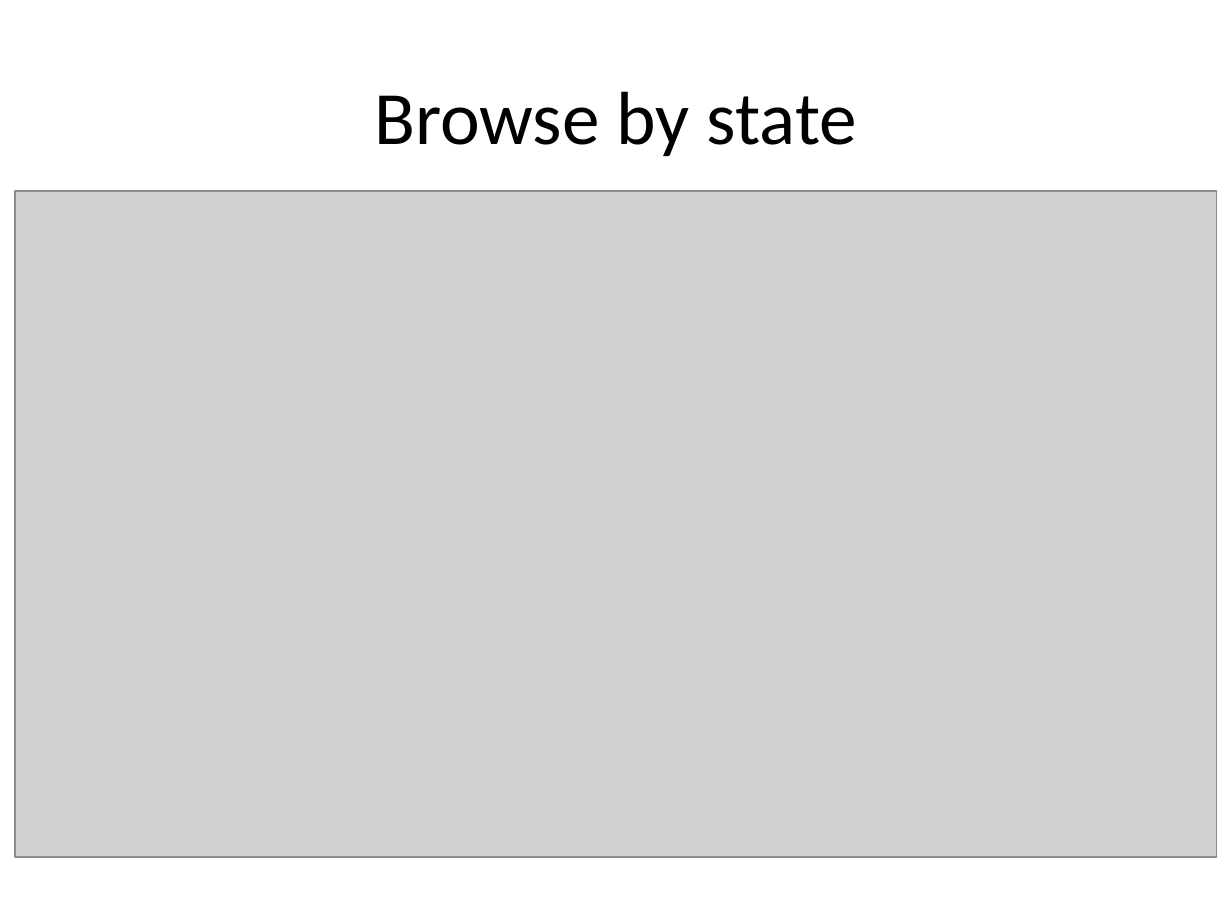
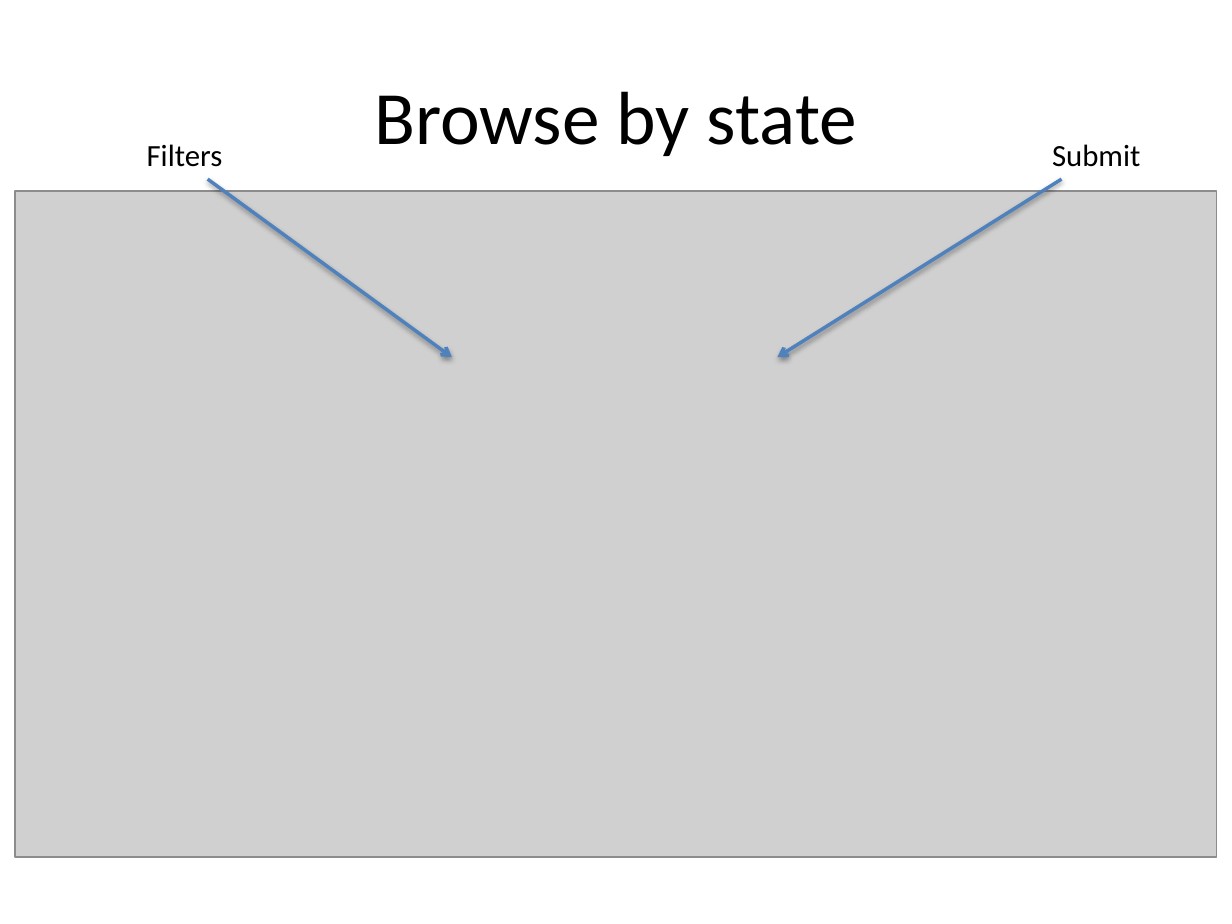
Before and after one commit to vince-xie/College-Costs, a slide deck: slide 10 of DatabasesProject.pptx (slide 9 before the commit). Drawn at 1232x924 pixels with LibreOffice and Linux fonts; fonts in the diff are those of the drawing; grey boxes stand for pictures. Boxes give left, top, right and bottom in pixels: in the first picture for what was removed or moved away, otherwise in the second. Text is boxed around its words. In the diff, an @@ line names an element or a change of style, - is before the commit and + after.

Commit message:
Filter changes

```diff
--- a/DatabasesProject.pptx
+++ b/DatabasesProject.pptx
@@ text added at bbox=[147, 144, 223, 167], 18 pt, text #000000 @@
+Filters
@@ text added at bbox=[1052, 144, 1140, 167], 18 pt, text #000000 @@
+Submit
@@ arrow added from (208, 179) to (452, 357), #4F81BD 2 pt @@
@@ arrow added from (1062, 179) to (777, 357), #4F81BD 2 pt @@
```
Also in this commit, not shown: 4 other slides changed, 5 slides added, 3 other files.
